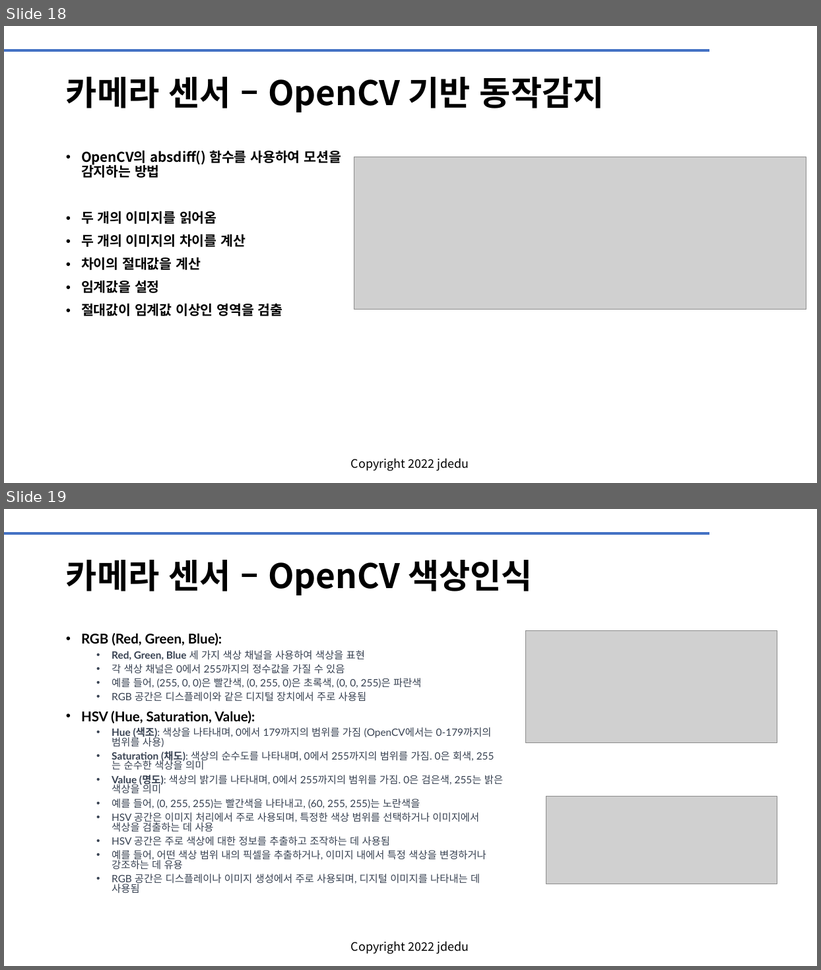
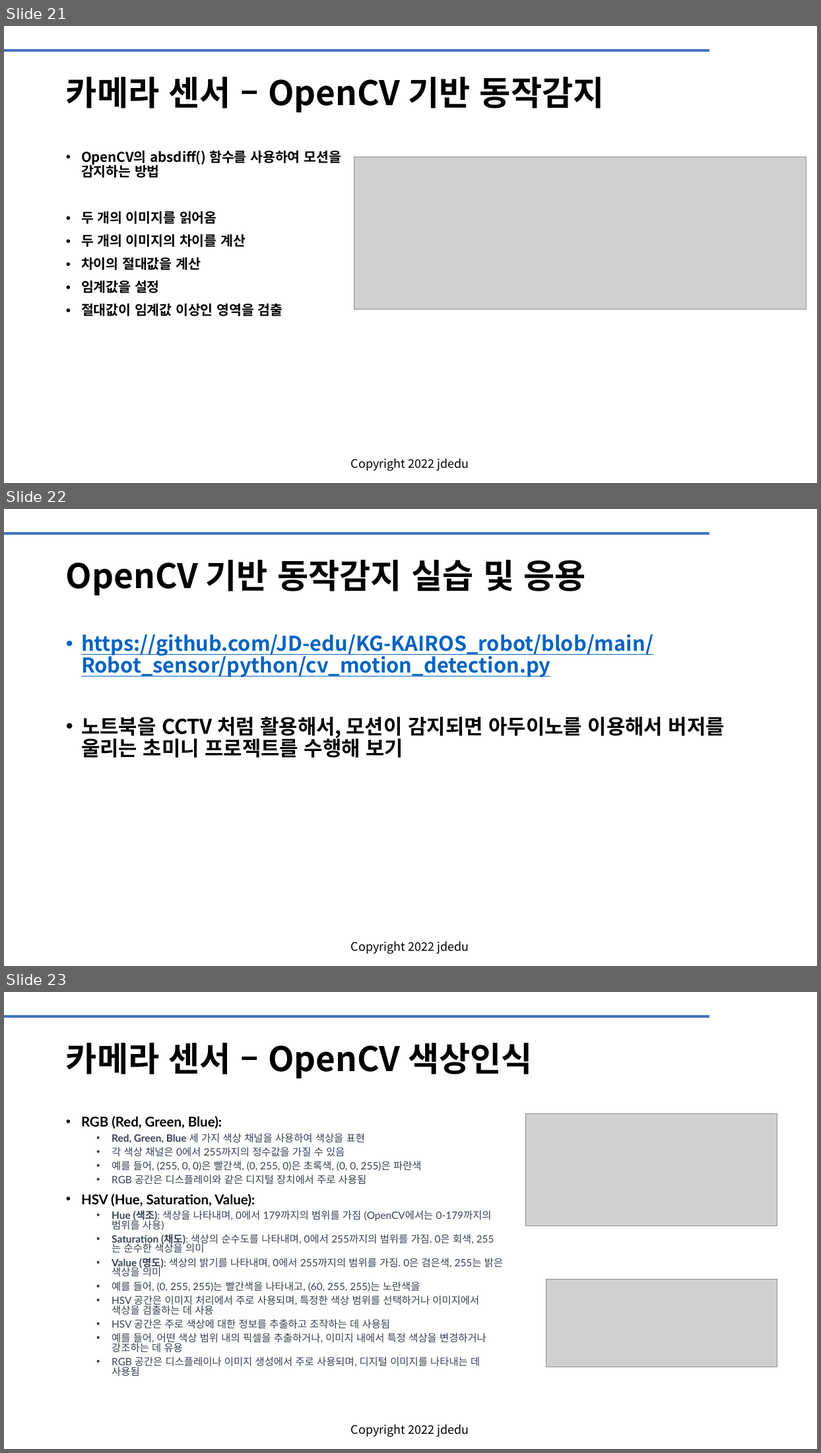
Before and after one commit to JD-edu/KG-KAIROS_robot, a slide deck: doc/KG-KAIROS 로봇센서.pptx. Shown one above the other, each under a label of ours: slides 18 and 19 before the commit, slides 21, 22 and 23 after it. The pictures are 821x970 and 821x1453 pixels, drawn with LibreOffice and Linux fonts; fonts in the diff are those of the drawing; grey boxes stand for pictures; background and template pictures are left out. Boxes give left, top, right and bottom in pixels: in the first picture for what was removed or moved away, otherwise in the second. Text is boxed around its words. In the diff, an @@ line names an element or a change of style, - is before the commit and + after.

```diff
--- a/doc/KG-KAIROS 로봇센서.pptx
+++ b/doc/KG-KAIROS 로봇센서.pptx
@@ slide 22 added at (4,509,817,966), background #FFFFFF; not listed: 2 template elements that a slide beside it also shows @@
@@ title added at (66,560,586,595), 40 pt, text #000000, bold @@
+OpenCV 기반 동작감지 실습 및 응용
@@ text added at (81,634,725,758), 24 pt, text #0563C1, bold, underline @@
+• https://github.com/JD-edu/KG-KAIROS_robot/blob/main/Robot_sensor/python/cv_motion_detection.py
+• 노트북을 CCTV 처럼 활용해서, 모션이 감지되면 아두이노를 이용해서 버저를 울리는 초미니 프로젝트를 수행해 보기
@@ what was slide 18 is now slide 21 @@
@@ what was slide 19 is now slide 23 @@
```
Also in this commit, not shown: 5 slides changed, 5 other slides added, 1 other file.
